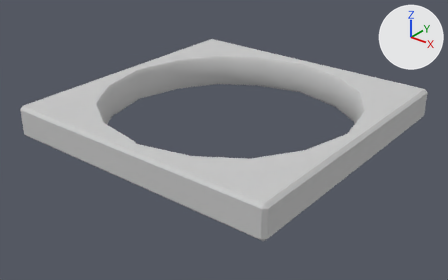
The FBX model Assets/Models/Hole.fbx as it was, and as the next commit left it.
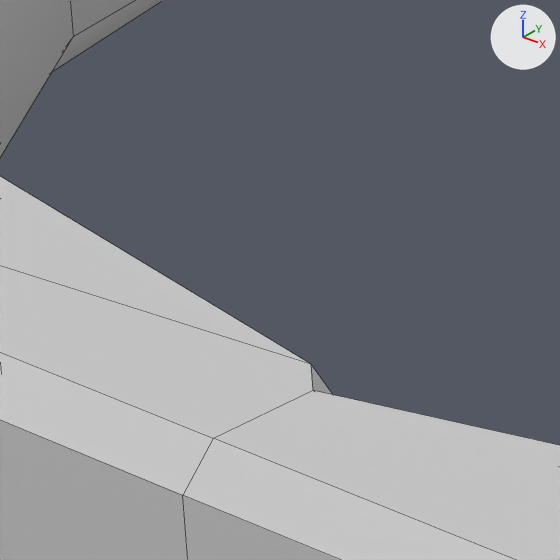
Each version is shown whole from a 50 mm camera at (11.02, -14.09, 7.19) aimed at (0.06, -0.39, -1.3), then close up on the part from 24% to 35% of the width and 39% to 56% of the height. Lighting does not change. The marker at upper right points along +X, +Y and +Z. The close-ups show mesh edges as thin lines. Where no turn or scale is listed for an object, it has been applied to the vertices.

Objects in the first close-up: 'Hole'.
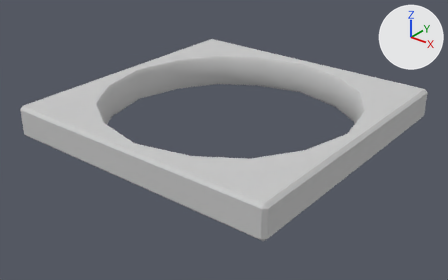
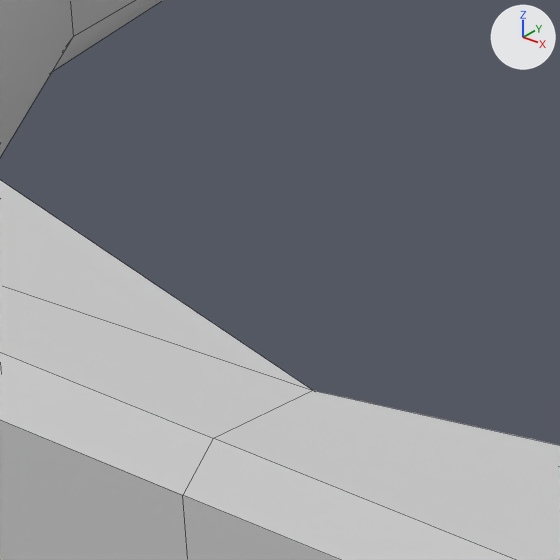
The newer file is also turned or shifted as a whole; pictures and numbers use the older file's frame.

Changed parts and their boxes (x1, y1, x2, y2) in the close-ups (560 x 560 px; the box of a moved part takes in the faces that stretch with it):
part 1 of me_mesh, moved or reshaped
    before: (0, 176, 333, 438)
    after: (0, 180, 312, 438)

What the commit changed:
me_mesh has 105 vertices, 121 faces and spans x -4.54..4.52, y -4.51..4.54, z -1.1..0.0.
me_mesh is used by ob_hole; location (0.0, 0.0, 0.0).
Verts and faces of me_mesh; kept vertices keep their numbers, new ones are numbered from 105.
Before the commit, vertices of me_mesh: 16 (-4.44, -4.41, 0.0), 41 (0.03, -4.41, 0.0) at pixel (213, 438), 49 (-0.08, -4.02, 0.0) at pixel (310, 363), 56 (-1.64, -3.72, 0.0), 82 (0.02, -4.11, 0.0) at pixel (312, 390).
Before the commit, vertices of me_mesh: 83 (0.02, -4.01, -0.1), 90 (-1.54, -3.7, -0.1).
Part 1, on me_mesh:
Vertices deleted: 49 (with the faces that use them).
New faces: (16, 41, 82), (16, 82, 56), (56, 82, 83, 90).
